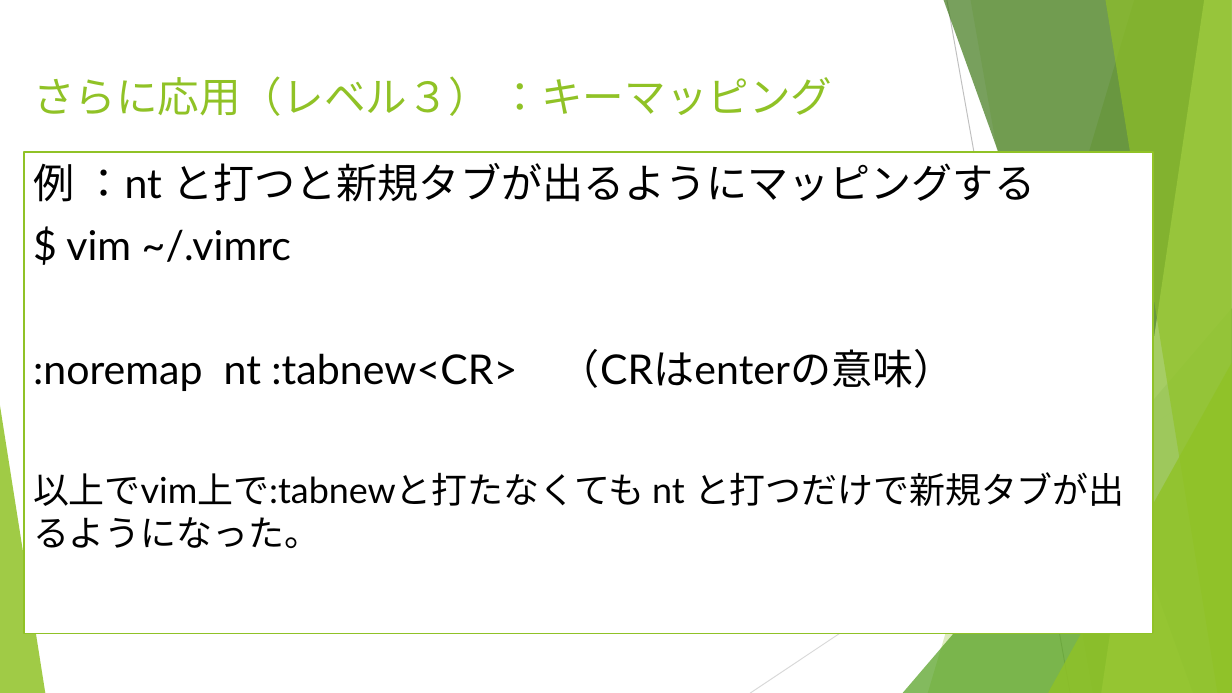
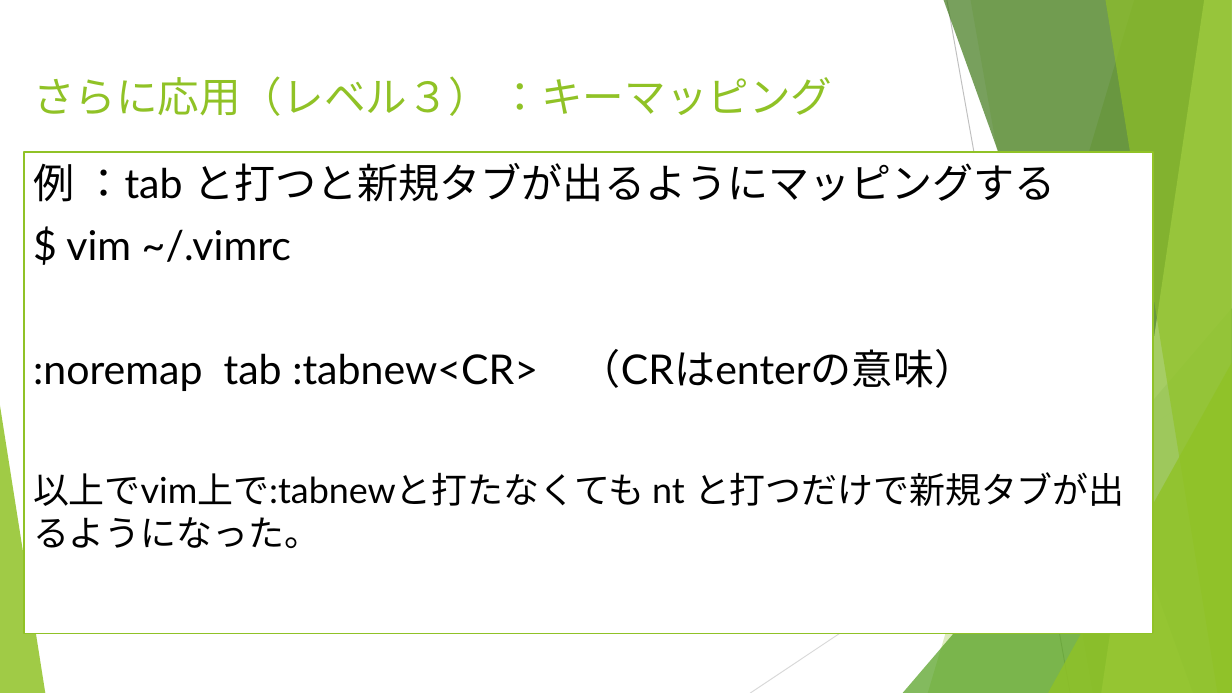
Before and after one commit to matsumotokoki/viimrc, a slide deck: slide 20 of Vim講習会.pptx. Drawn at 1232x693 pixels with LibreOffice and Linux fonts; fonts in the diff are those of the drawing. Boxes give left, top, right and bottom in pixels: in the first picture for what was removed or moved away, otherwise in the second. Text is boxed around its words. In the diff, an @@ line names an element or a change of style, - is before the commit and + after.

```diff
--- a/Vim講習会.pptx
+++ b/Vim講習会.pptx
@@ text at (33, 163, 1056, 202): text changed @@
-例 ：nt と打つと新規タブが出るようにマッピングする
+例 ：tab と打つと新規タブが出るようにマッピングする
@@ text at (33, 349, 975, 391): text changed @@
-:noremap nt :tabnew<CR> （CRはenterの意味）
+:noremap tab :tabnew<CR> （CRはenterの意味）
```
